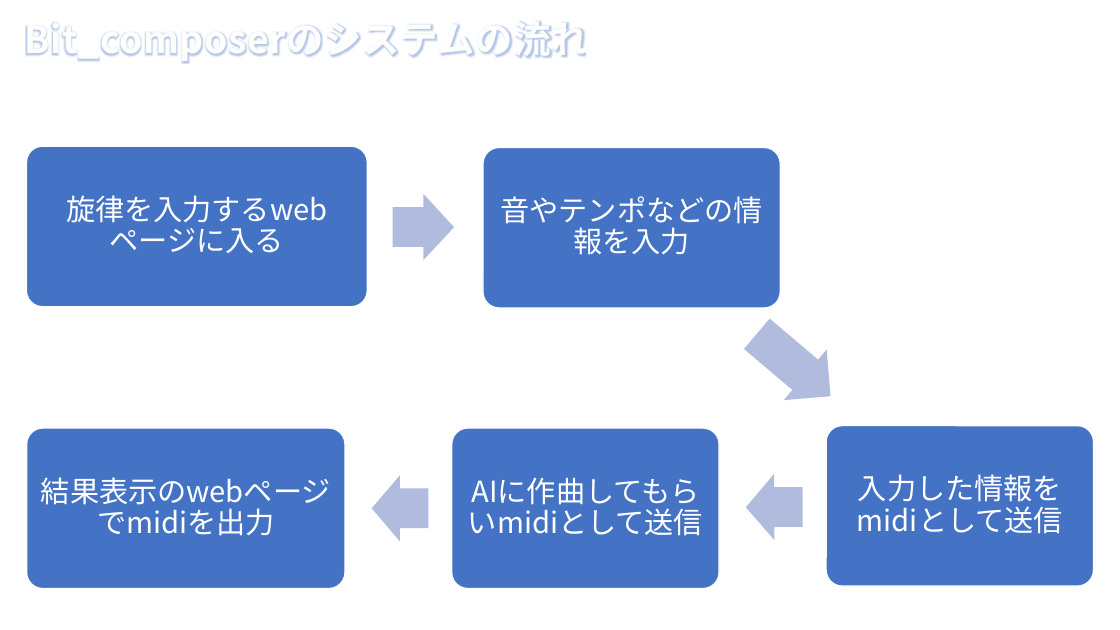
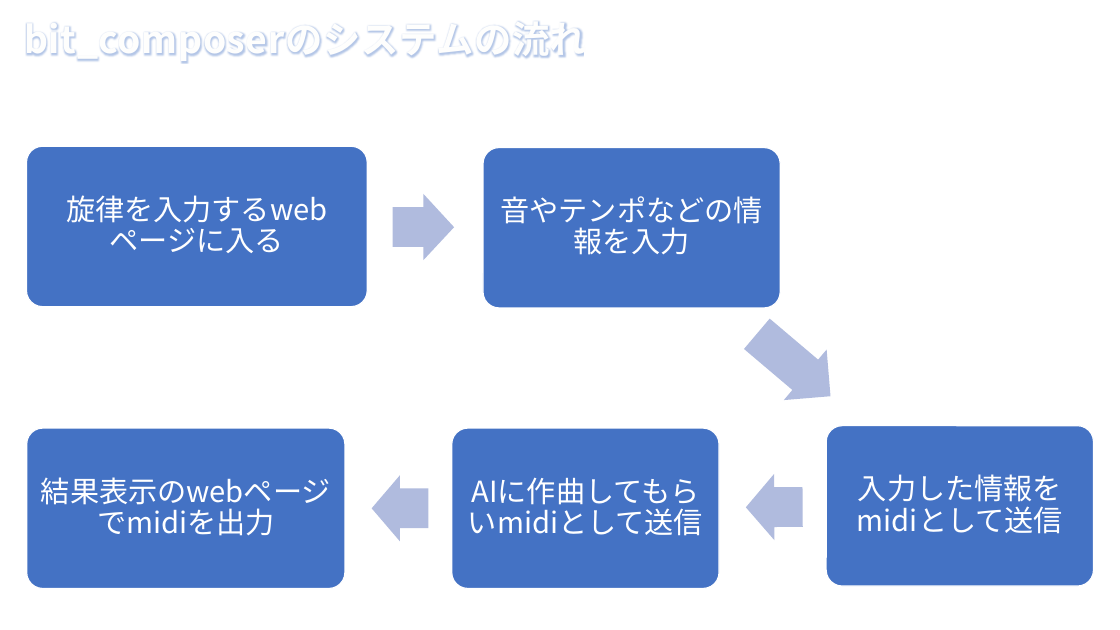
Before and after one commit to yoshitake266/bitComposer_prj, a slide deck: slide 1 of system_config/system_flow.pptx. Drawn at 1120x630 pixels with LibreOffice and Linux fonts; fonts in the diff are those of the drawing. Boxes give left, top, right and bottom in pixels: in the first picture for what was removed or moved away, otherwise in the second. Text is boxed around its words. In the diff, an @@ line names an element or a change of style, - is before the commit and + after.

```diff
--- a/system_config/system_flow.pptx
+++ b/system_config/system_flow.pptx
@@ title at box(24, 21, 587, 64): text changed @@
-Bit_composerのシステムの流れ
+bit_composerのシステムの流れ
```
Also in this commit, not shown: 1 other slide changed.
